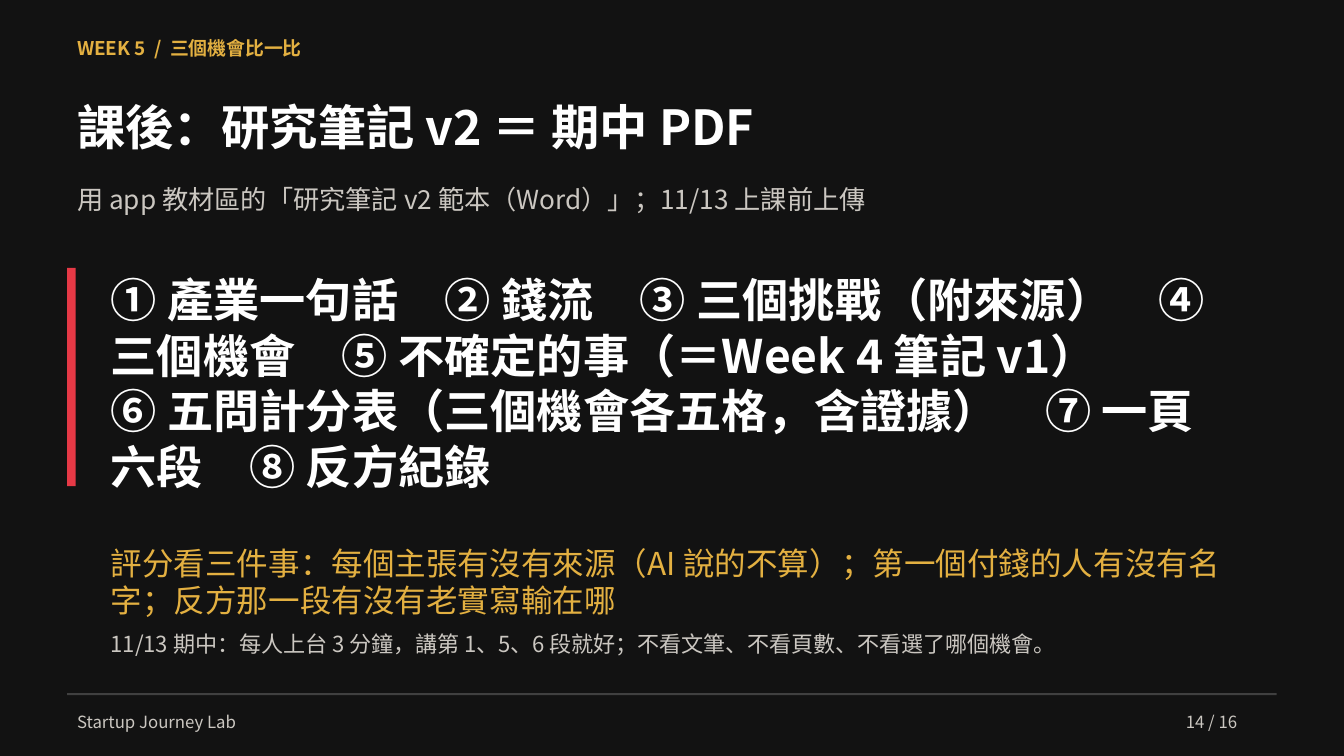
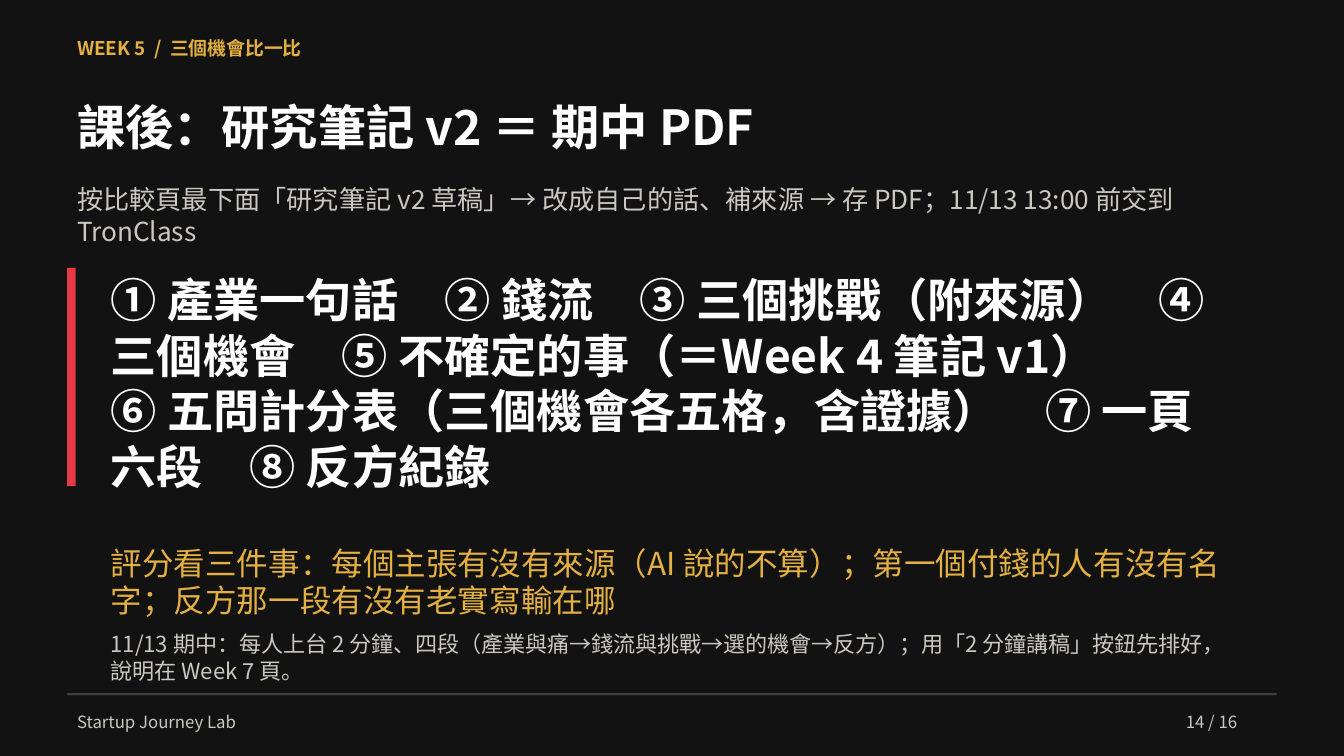
Before and after one commit to hpyuan1220/startup-journey-lab-app, a slide deck: slide 14 of materials/Week5_教學簡報.pptx. Drawn at 1344x756 pixels with LibreOffice and Linux fonts; fonts in the diff are those of the drawing. Boxes give left, top, right and bottom in pixels: in the first picture for what was removed or moved away, otherwise in the second. Text is boxed around its words. In the diff, an @@ line names an element or a change of style, - is before the commit and + after.

```diff
--- a/materials/Week5_教學簡報.pptx
+++ b/materials/Week5_教學簡報.pptx
@@ text at box(77, 187, 1174, 242): text changed @@
-用 app 教材區的「研究筆記 v2 範本（Word）」；11/13 上課前上傳
+按比較頁最下面「研究筆記 v2 草稿」→ 改成自己的話、補來源 → 存 PDF；11/13 13:00 前交到 TronClass
@@ text at box(111, 633, 1225, 681): text changed @@
-11/13 期中：每人上台 3 分鐘，講第 1、5、6 段就好；不看文筆、不看頁數、不看選了哪個機會。
+11/13 期中：每人上台 2 分鐘、四段（產業與痛→錢流與挑戰→選的機會→反方）；用「2 分鐘講稿」按鈕先排好，說明在 Week 7 頁。
```
Also in this commit, not shown: 3 other slides changed, 5 other files.
